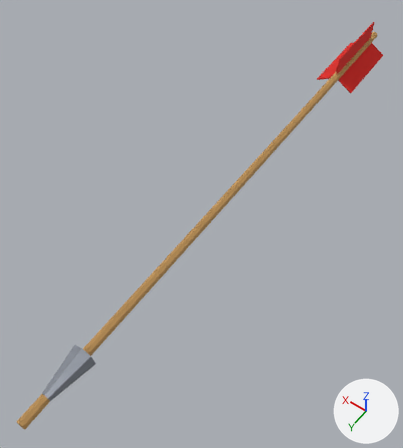
Before and after pictures for a commit that changed the glTF model assets/weapons/arrow.glb.
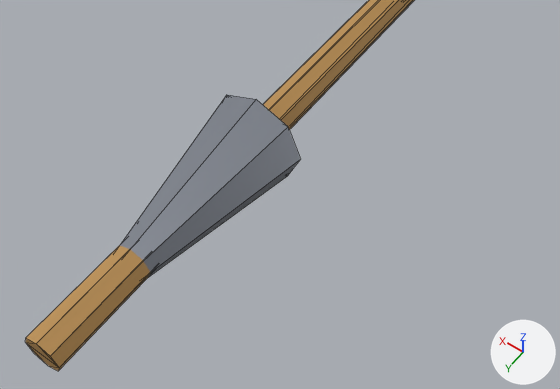
There are two pictures of each version: one whole from a camera (50 mm lens) standing at (-0.246, 0.045, 0.546) and looking at (0.017, -0.324, -0.033), one close up from a camera (50 mm lens) standing at (-0.099, 0.037, 0.177) and looking at (-0.022, -0.07, 0.008). Arrows for +X, +Y and +Z are at lower right; the lights stay in place. The older version's two pictures come first. The close-ups show mesh edges as thin lines. Vertices at exactly the same position are counted once.

The first close-up shows 'Arrow'.
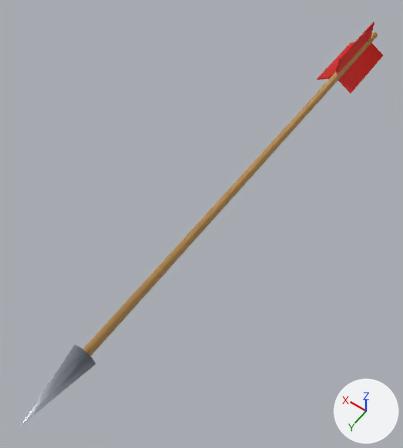
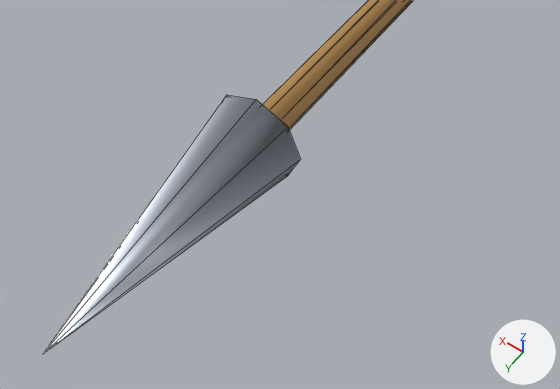
Pixel boxes [x1, y1, x2, y2] of what changed, in the close-ups (560 x 389 px; the box of a moved part takes in the faces that stretch with it):
'Arrow', reshaped, shading changed: before [25, 0, 414, 371]; after [43, 0, 414, 354]
part 1 of me_arrow, moved or reshaped: before [25, 0, 414, 371]; after [263, 0, 414, 130]
part 2 of me_arrow, shading changed: before [25, 0, 413, 371]; after [43, 0, 413, 354]

Patch to the scene script:
```diff
--- a/assets/weapons/arrow.glb.py
+++ b/assets/weapons/arrow.glb.py
@@ me_arrow @@
 me_arrow.from_pydata(...)  # 49 vertices, 78 faces; spans x -0.03..0.03, y -0.8..0.0, z -0.018..0.035
 # used by ob_arrow; location = (0.0, 0.0, 0.0)
 # before: 1 (0.0, 0.0, -0.006) at pixel (47, 365), 3 (0.004, 0.0, -0.004) at pixel (34, 353), 5 (0.006, 0.0, 0.0) at pixel (25, 342), 7 (0.004, 0.0, 0.004) at pixel (25, 337), 9 (0.0, 0.0, 0.006) at pixel (36, 343)
 # before: 11 (-0.004, 0.0, 0.004) at pixel (50, 356), 13 (-0.006, 0.0, 0.0) at pixel (59, 367), 15 (-0.004, 0.0, -0.004) at pixel (58, 371)
+# me_arrow part 1
+for i in [1, 3, 5, 7, 9, 11, 13, 15]: me_arrow.vertices[i].co += Vector((0.0, -0.083, 0.0))
+# me_arrow part 2: all faces are now shaded smooth (74 of 78 changed)
 me_arrow.materials.append(mat_arrowshaft)
```
